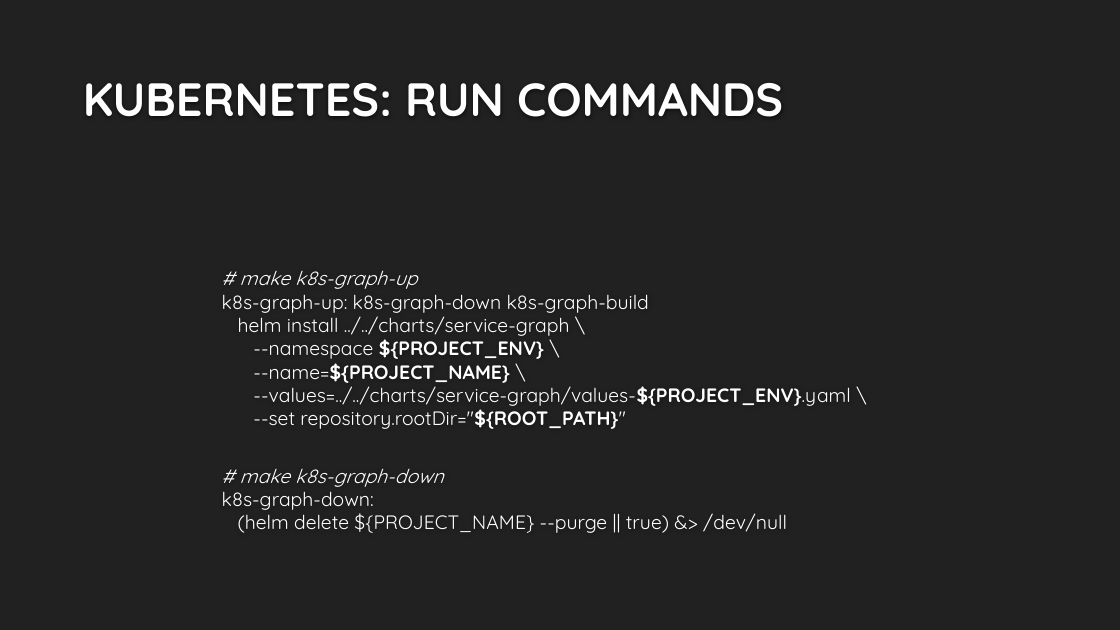
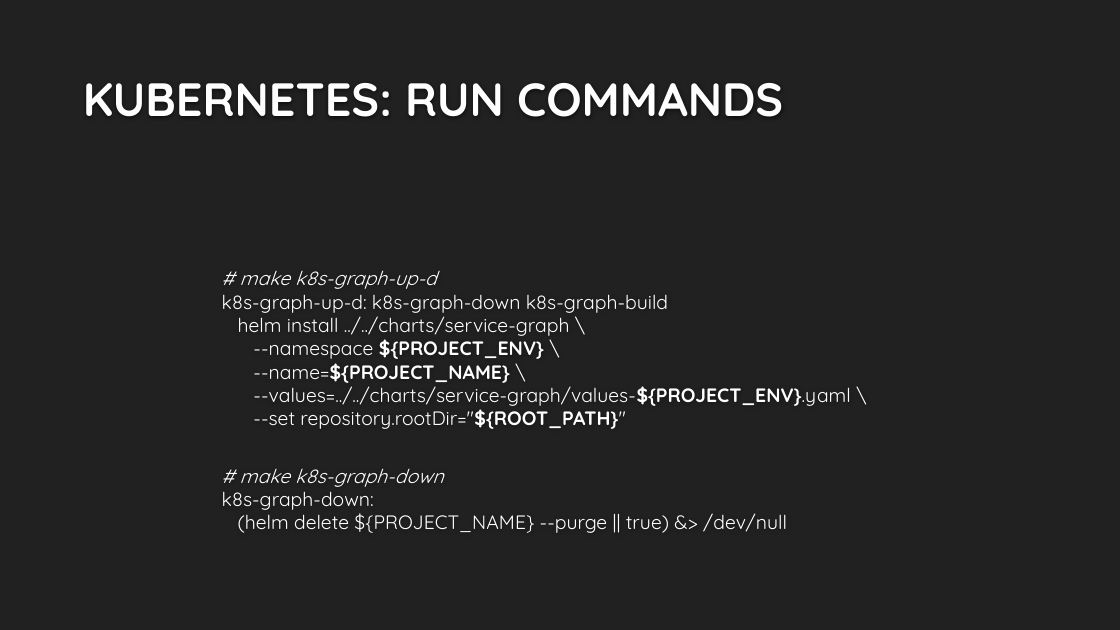
Before and after one commit to bluetechy/NodeJS-Project, a slide deck: slide 13 of Kubernetes Workshop.pptx. Drawn at 1120x630 pixels with LibreOffice and Linux fonts; fonts in the diff are those of the drawing; background and template pictures are left out. Boxes give left, top, right and bottom in pixels: in the first picture for what was removed or moved away, otherwise in the second. Text is boxed around its words. In the diff, an @@ line names an element or a change of style, - is before the commit and + after.

```diff
--- a/Kubernetes Workshop.pptx
+++ b/Kubernetes Workshop.pptx
@@ text at [222, 270, 850, 429]: text changed @@
-# make k8s-graph-up
-k8s-graph-up: k8s-graph-down k8s-graph-build
-helm install ../../charts/service-graph \
---namespace ${PROJECT_ENV} \
---name=${PROJECT_NAME} \
---values=../../charts/service-graph/values-${PROJECT_ENV}.yaml \
---set repository.rootDir="${ROOT_PATH}"
+# make k8s-graph-up-d
+k8s-graph-up-d: k8s-graph-down k8s-graph-build
+helm install ../../charts/service-graph \
+--namespace ${PROJECT_ENV} \
+--name=${PROJECT_NAME} \
+--values=../../charts/service-graph/values-${PROJECT_ENV}.yaml \
+--set repository.rootDir="${ROOT_PATH}"
```
Also in this commit, not shown: 1 other slide changed, 2 other files.
